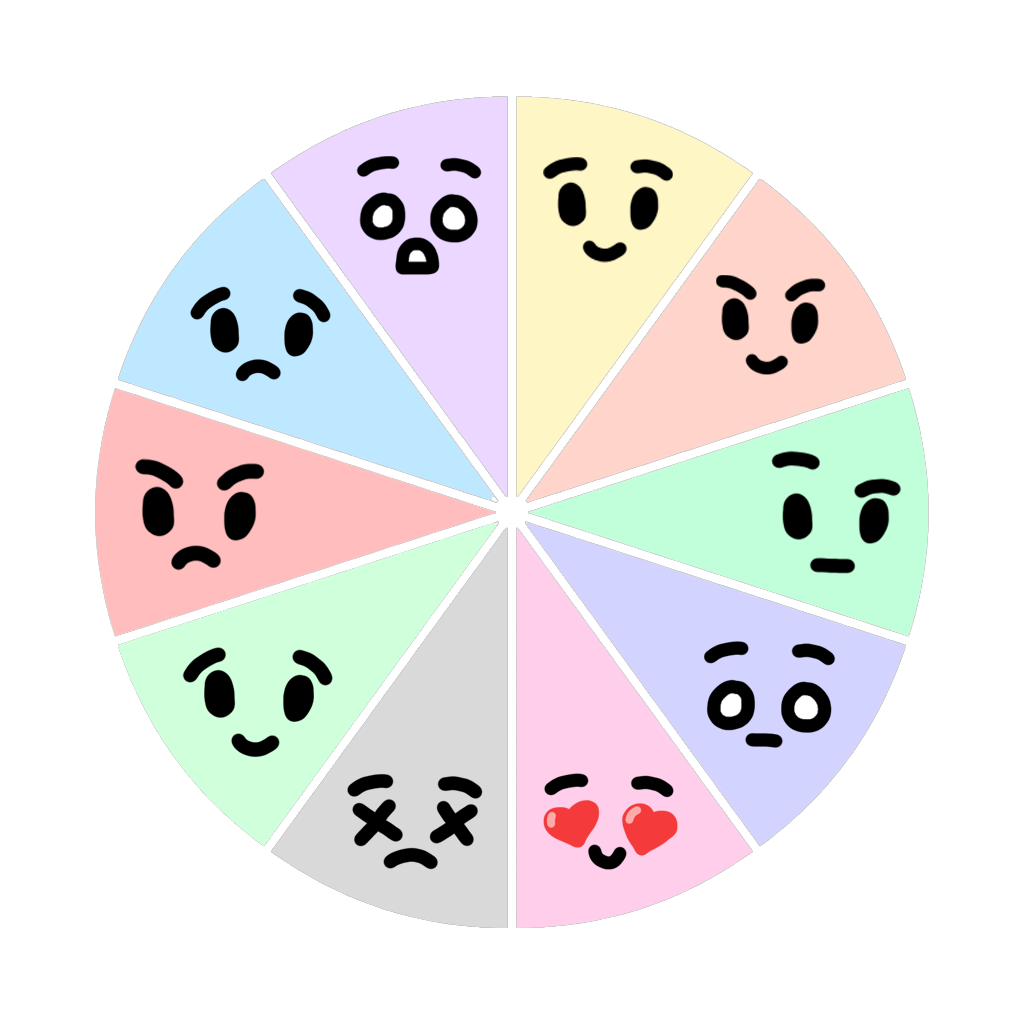
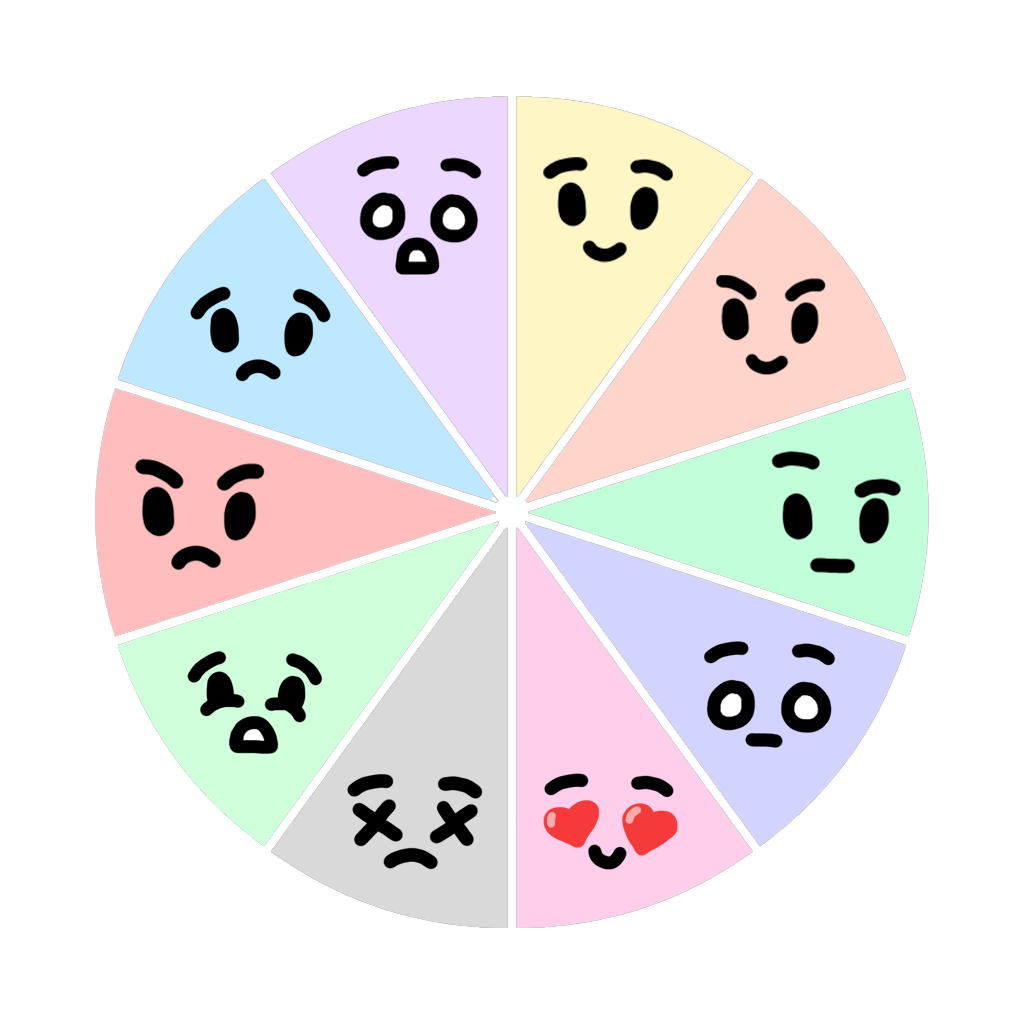
Revision of a layered 1024 x 1024 image; what changed, layer by layer:
renamed "Layer 18" to "Layer 23", painted on it over (182, 647, 333, 758)
